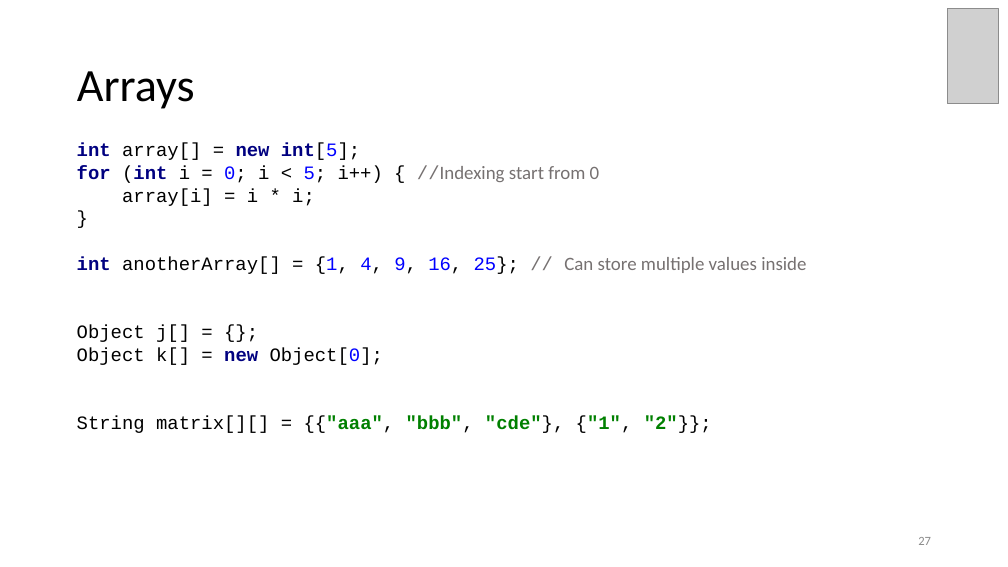
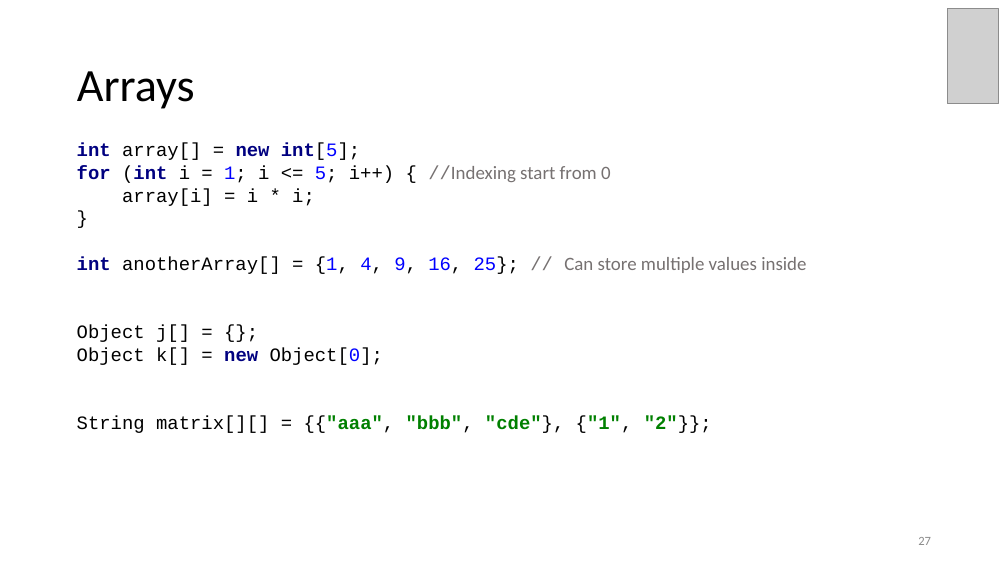
Before and after one commit to brahinets/GeekHub-J4W-8, a slide deck: slide 27 of Lectures/Lesson 01 - Intro.pptx. Drawn at 1008x567 pixels with LibreOffice and Linux fonts; fonts in the diff are those of the drawing; grey boxes stand for pictures. Boxes give left, top, right and bottom in pixels: in the first picture for what was removed or moved away, otherwise in the second. Text is boxed around its words. In the diff, an @@ line names an element or a change of style, - is before the commit and + after.

Commit message:
Fix Lecture 1 typos

```diff
--- a/Lectures/Lesson 01 - Intro.pptx
+++ b/Lectures/Lesson 01 - Intro.pptx
@@ text at (77,143,611,206): text changed @@
-int array[] = new int[5];
-for (int i = 0; i < 5; i++) { //Indexing start from 0
-array[i] = i * i;
-}
+int array[] = new int[5];
+for (int i = 1; i <= 5; i++) { //Indexing start from 0
+array[i] = i * i;
+}
```
Also in this commit, not shown: 2 other slides changed.
